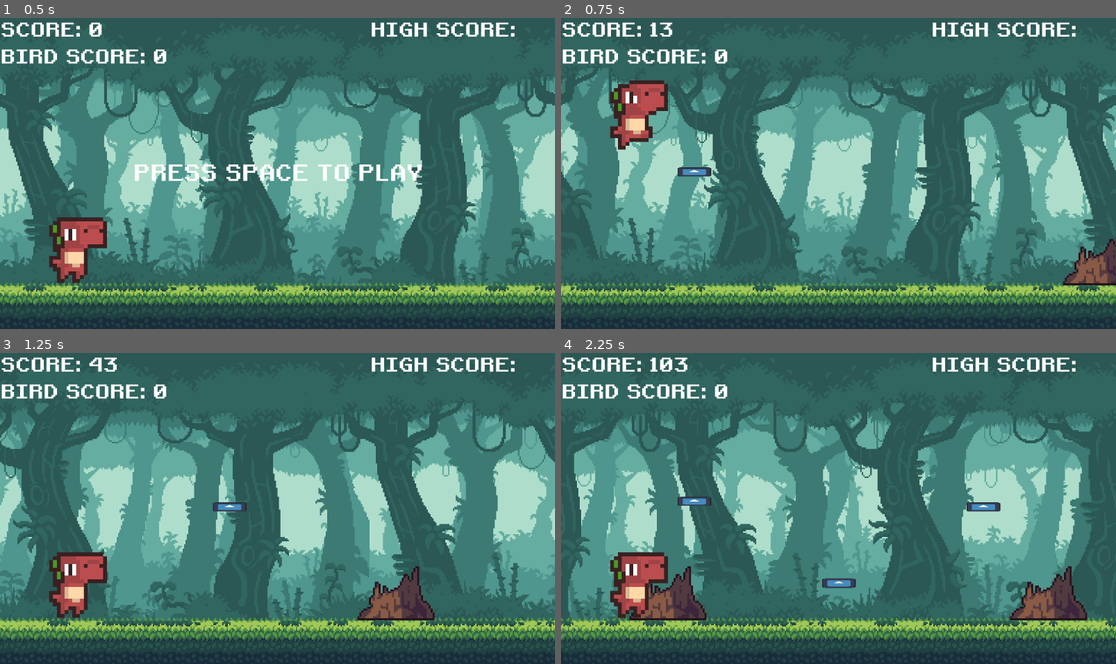
Above: before the commit, frames 1-4 (two rows, left to right).
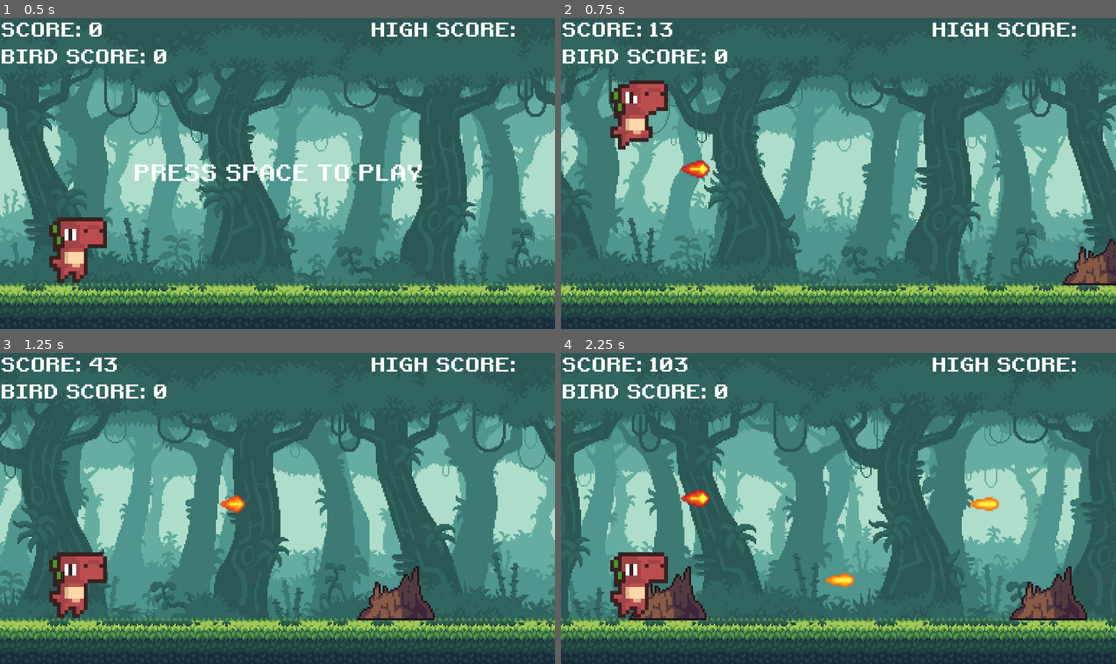
Above: after the commit, the same moments.

Repository: rizalarfani/game-programming
Game: Godot game, scene res://scenes/main.tscn
The game is run twice, just before and just after one commit, with the same random seed, the same clock (stepped at 60 frames per second) and the same inputs. The engine's default icon, where the game draws it, is replaced by a stand-in: a white triangle on a blue panel in a dark square.
Inputs:
- Up to frame 1 (0.5 s): no input
- Up to frame 2 (0.75 s): tap Space at 0.5 s; tap F (fire) at 0.6 s
- Up to frame 3 (1.25 s): tap Enter (ui_accept) at 0.77 s
- Up to frame 4 (2.25 s): tap F (fire) at 1.35, 2.1 s; tap Enter (ui_accept) at 1.52 s; hold Down (ui_down) from 2.03 s (still down)

Frame 1 is identical in both runs. In frame 2, 0.3% of the frame differs, in the area x 21-28%, y 45-52%; in frame 3, 0.3%; in frame 4, 0.8%, in the area x 21-80%, y 43-76%.

Commit message:
dyno run | add sprite bullet fire

Diff:
--- a/dyno-run/project.godot
+++ b/dyno-run/project.godot
@@ -11,6 +11,7 @@
 [application]
 
 config/name="dyno-run"
+config/tags=PackedStringArray("udinus")
 run/main_scene="res://scenes/main.tscn"
 config/features=PackedStringArray("4.3", "Forward Plus")
 config/icon="res://icon.svg"
--- a/dyno-run/scenes/bullet.tscn
+++ b/dyno-run/scenes/bullet.tscn
@@ -1,19 +1,59 @@
-[gd_scene load_steps=4 format=3 uid="uid://cdywpxijsrxng"]
+[gd_scene load_steps=9 format=3 uid="uid://cdywpxijsrxng"]
 
 [ext_resource type="Script" path="res://scripts/bullet.gd" id="1_bwx7k"]
-[ext_resource type="Texture2D" uid="uid://cfonbjb5xadg4" path="res://icon.svg" id="1_ftnob"]
+[ext_resource type="Texture2D" uid="uid://jrsfi8t3u4v5" path="res://assets/img/fire_bullet_16x16.png" id="2_4krui"]
 
-[sub_resource type="RectangleShape2D" id="RectangleShape2D_7tkco"]
-size = Vector2(69, 20)
+[sub_resource type="AtlasTexture" id="AtlasTexture_bqm1n"]
+atlas = ExtResource("2_4krui")
+region = Rect2(256, 160, 16, 20)
+
+[sub_resource type="AtlasTexture" id="AtlasTexture_jk0kq"]
+atlas = ExtResource("2_4krui")
+region = Rect2(272, 160, 16, 20)
+
+[sub_resource type="AtlasTexture" id="AtlasTexture_1msif"]
+atlas = ExtResource("2_4krui")
+region = Rect2(288, 160, 16, 20)
+
+[sub_resource type="AtlasTexture" id="AtlasTexture_jj7ww"]
+atlas = ExtResource("2_4krui")
+region = Rect2(304, 160, 16, 20)
+
+[sub_resource type="SpriteFrames" id="SpriteFrames_pc41d"]
+animations = [{
+"frames": [{
+"duration": 1.0,
+"texture": SubResource("AtlasTexture_bqm1n")
+}, {
+"duration": 1.0,
+"texture": SubResource("AtlasTexture_jk0kq")
+}, {
+"duration": 1.0,
+"texture": SubResource("AtlasTexture_1msif")
+}, {
+"duration": 1.0,
+"texture": SubResource("AtlasTexture_jj7ww")
+}],
+"loop": true,
+"name": &"fire",
+"speed": 10.0
+}]
+
+[sub_resource type="RectangleShape2D" id="RectangleShape2D_jpnxs"]
+size = Vector2(60, 36)
 
 [node name="bullet" type="Area2D"]
 z_index = 2
 script = ExtResource("1_bwx7k")
 
-[node name="Sprite2D" type="Sprite2D" parent="."]
-scale = Vector2(0.546875, 0.149414)
-texture = ExtResource("1_ftnob")
+[node name="AnimatedSprite2D" type="AnimatedSprite2D" parent="."]
+scale = Vector2(4, 4)
+sprite_frames = SubResource("SpriteFrames_pc41d")
+animation = &"fire"
+autoplay = "fire"
+frame = 2
+frame_progress = 0.963351
 
 [node name="CollisionShape2D" type="CollisionShape2D" parent="."]
-position = Vector2(0.5, 0)
-shape = SubResource("RectangleShape2D_7tkco")
+position = Vector2(2, -6)
+shape = SubResource("RectangleShape2D_jpnxs")
Binary file added: dyno-run/assets/img/fire_bullet_16x16.png
Not shown, added: dyno-run/assets/img/fire_bullet_16x16.png.import
